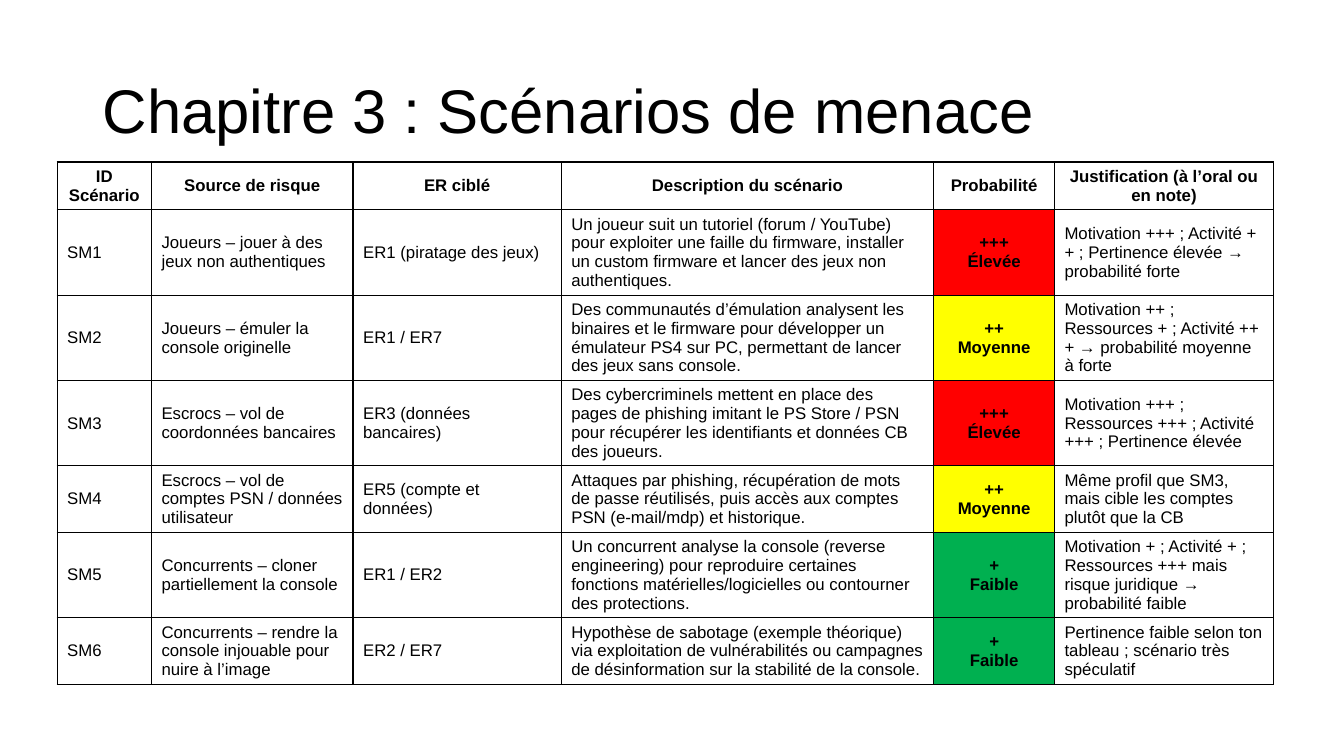
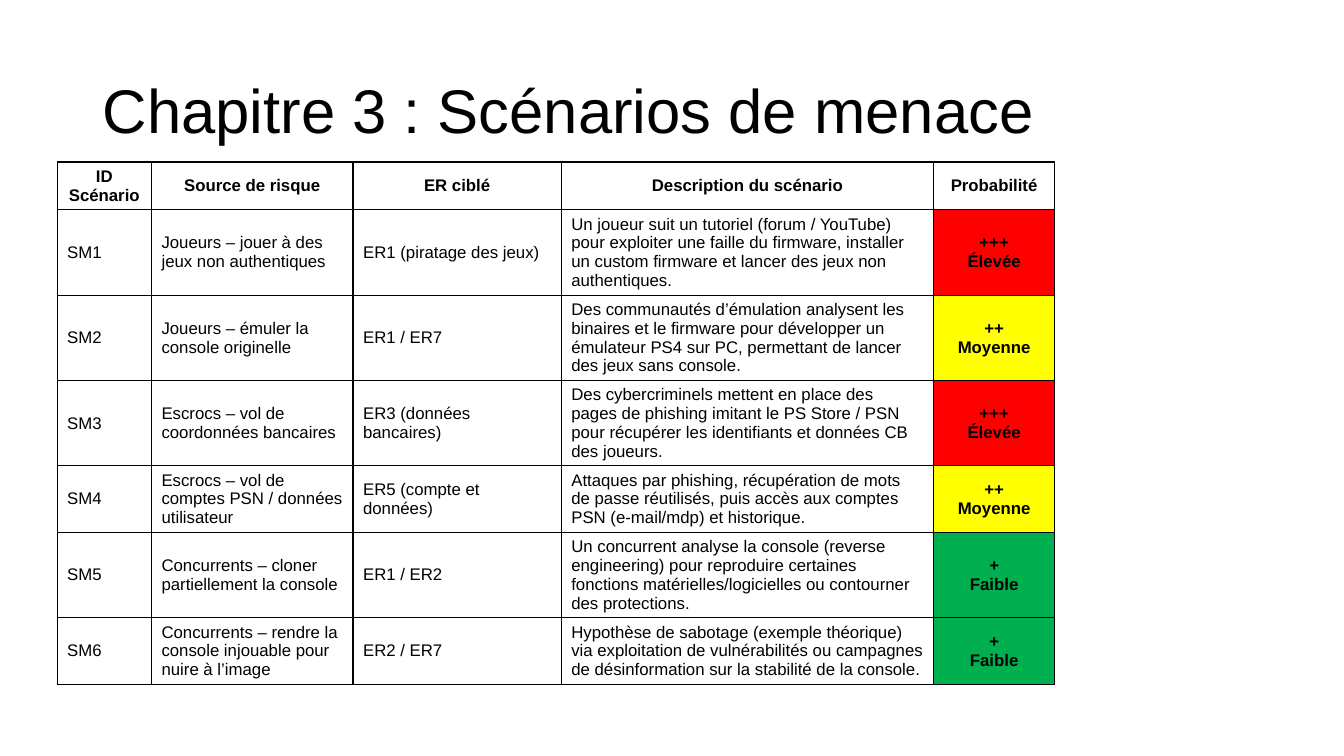
Before and after one commit to theox33/Securite_SE, a slide deck: slide 6 of Exercice PS4/Atelier 1/Diaporama.pptx. Drawn at 1344x756 pixels with LibreOffice and Linux fonts; fonts in the diff are those of the drawing. Boxes give left, top, right and bottom in pixels: in the first picture for what was removed or moved away, otherwise in the second. Text is boxed around its words. In the diff, an @@ line names an element or a change of style, - is before the commit and + after.

Commit message:
Mise à jour du fichier Diaporama.pptx

```diff
--- a/Exercice PS4/Atelier 1/Diaporama.pptx
+++ b/Exercice PS4/Atelier 1/Diaporama.pptx
@@ table at box(57, 162, 1057, 738) @@
-column 6: Justification (à l’oral ou en note) | Motivation +++ ; Activité ++ ; Pertinence élevée → probabilité forte | Motivation ++ ; Ressources + ; Activité +++ → probabilité moyenne à forte | Motivation +++ ; Ressources +++ ; Activité +++ ; Pertinence élevée | Même profil que SM3, mais cible les comptes plutôt que la CB | Motivation + ; Activité + ; Ressources +++ mais risque juridique → probabilité faible | Pertinence faible selon ton tableau ; scénario très spéculatif
@@ table: place and size @@
-table at box(57, 162, 1275, 738)
+table at box(57, 162, 1057, 738)
```
